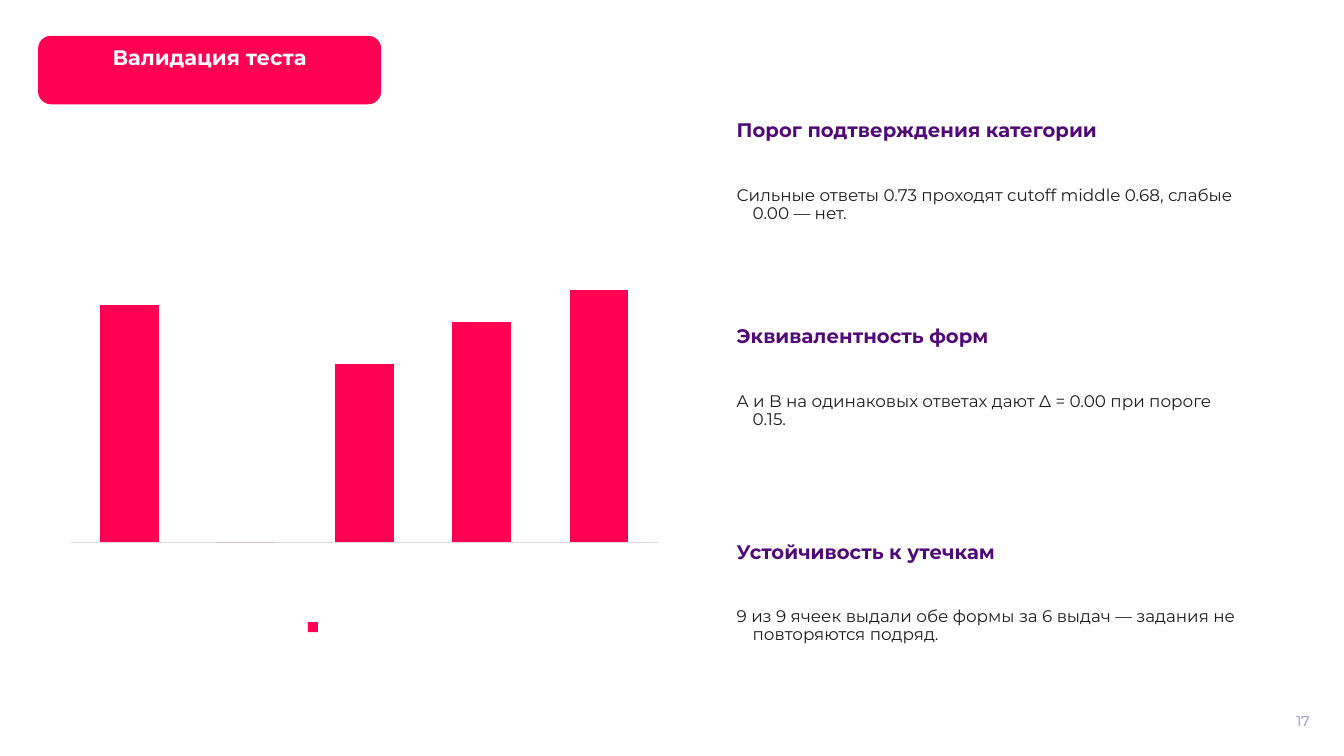
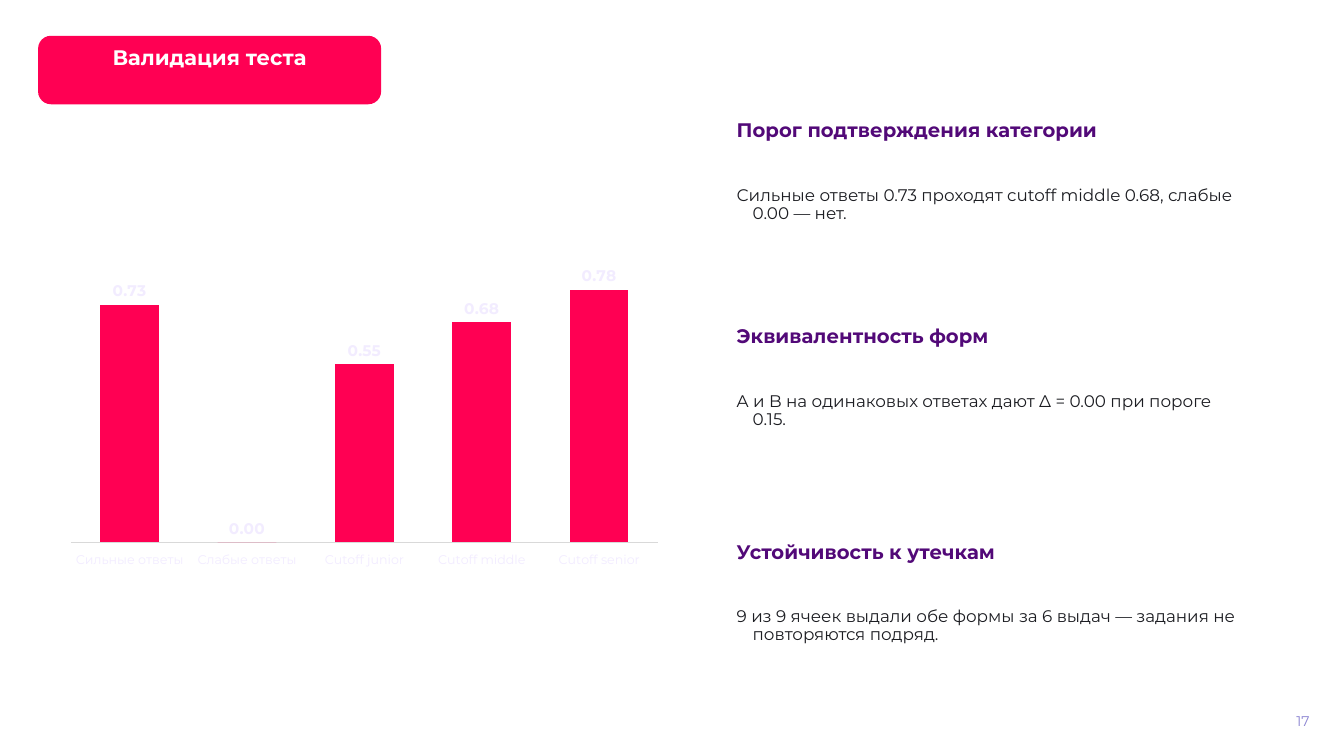
Before and after one commit to BaskovKonstantin/handcheck, a slide deck: slide 17 of docs/presentation/HandCheck-ФСП-2026.pptx. Drawn at 1344x756 pixels with LibreOffice and Linux fonts; fonts in the diff are those of the drawing; background and template pictures are left out. Boxes give left, top, right and bottom in pixels: in the first picture for what was removed or moved away, otherwise in the second. Text is boxed around its words. In the diff, an @@ line names an element or a change of style, - is before the commit and + after.

```diff
--- a/docs/presentation/HandCheck-ФСП-2026.pptx
+++ b/docs/presentation/HandCheck-ФСП-2026.pptx
@@ column chart at (38,157,673,642) @@
-test_score: 0.73, 0, 0.55, 0.68, 0.78
+Series 1: 0.73, 0, 0.55, 0.68, 0.78
@@ data labels of Series 1 added @@
@@ legend changed @@
@@ category axis changed @@
@@ value axis changed @@
@@ lettering changed @@
```
Also in this commit, not shown: 3 other slides changed, 1 slide added, 1 slide removed, 5 other files.
